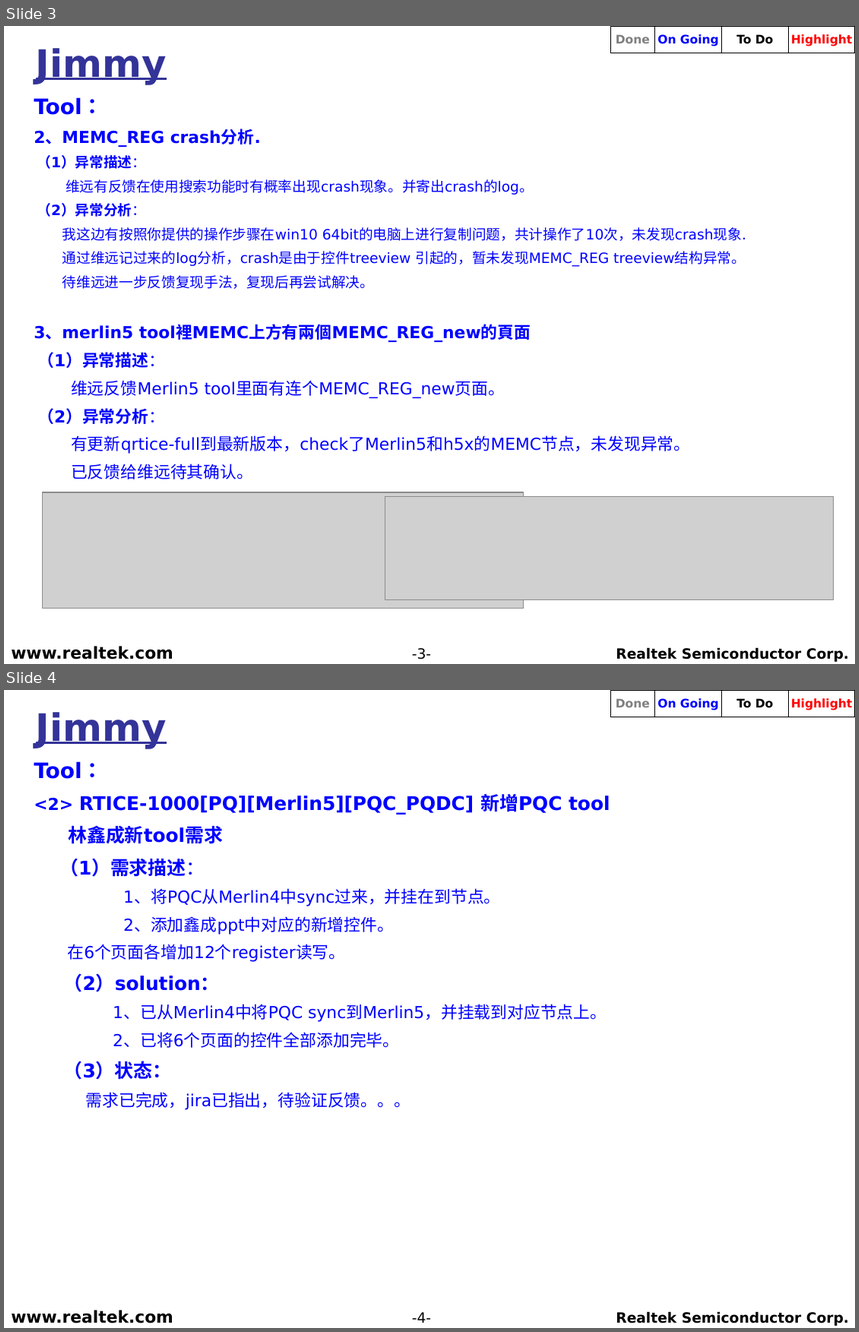
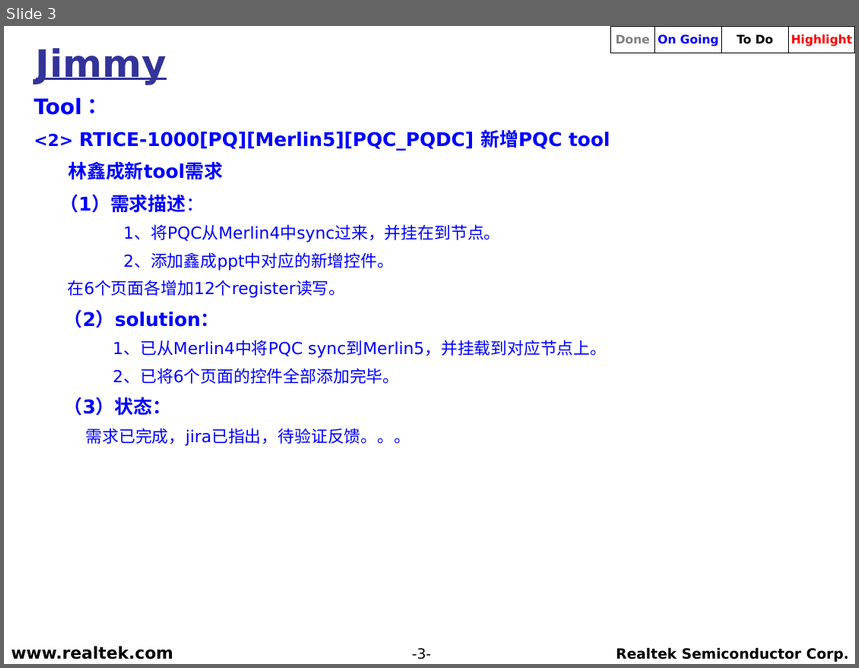
Before and after one commit to weicun581/Weekly_report, a slide deck: 2019年5月/RS_TV_SD_(Jimmy)_20190528.ppt. Shown one above the other, each under a label of ours: slides 3 and 4 before the commit, slide 3 after it. The pictures are 859x1332 and 859x668 pixels, drawn with LibreOffice and Linux fonts; fonts in the diff are those of the drawing; grey boxes stand for pictures; background and template pictures are left out. Boxes give left, top, right and bottom in pixels: in the first picture for what was removed or moved away, otherwise in the second. Text is boxed around its words. In the diff, an @@ line names an element or a change of style, - is before the commit and + after.

```diff
--- a/2019年5月/RS_TV_SD_(Jimmy)_20190528.ppt
+++ b/2019年5月/RS_TV_SD_(Jimmy)_20190528.ppt
@@ slide 3 removed at [4, 26, 855, 664], background picture (left out) @@
@@ title removed at [36, 48, 167, 85] @@
-Jimmy
@@ group removed at [611, 26, 855, 53]: 4 rectangles @@
-Done
-On Going
-To Do
-Highlight
@@ text removed at [34, 97, 747, 480] @@
-  Tool：
-  2、MEMC_REG crash分析.
-  （1）异常描述：
-  维远有反馈在使用搜索功能时有概率出现crash现象。并寄出crash的log。
-  （2）异常分析：
-  我这边有按照你提供的操作步骤在win10 64bit的电脑上进行复制问题，共计操作了10次，未发现crash现象.
-  通过维远记过来的log分析，crash是由于控件treeview 引起的，暂未发现MEMC_REG treeview结构异常。
-  待维远进一步反馈复现手法，复现后再尝试解决。
-  3、merlin5 tool裡MEMC上方有兩個MEMC_REG_new的頁面
-  （1）异常描述：
-  维远反馈Merlin5 tool里面有连个MEMC_REG_new页面。
-  （2）异常分析：
-  有更新qrtice-full到最新版本，check了Merlin5和h5x的MEMC节点，未发现异常。
-  已反馈给维远待其确认。
@@ picture removed at [42, 493, 523, 608] @@
@@ picture removed at [386, 496, 834, 600] @@
@@ text removed at [11, 646, 173, 660] @@
-www.realtek.com
@@ page number removed at [412, 648, 431, 660] @@
--3-
@@ text removed at [616, 648, 849, 662] @@
-Realtek Semiconductor Corp.
@@ what was slide 4 is now slide 3 @@
@@ page number at [412, 648, 431, 660]: text changed @@
--4-
+-3-
```
Also in this commit, not shown: 1 slide changed.
